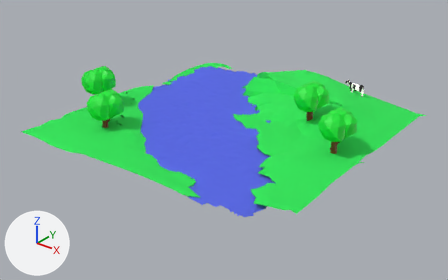
What one commit did to the glTF model proyecto-grupo-14/public/models-3d/Green.glb.
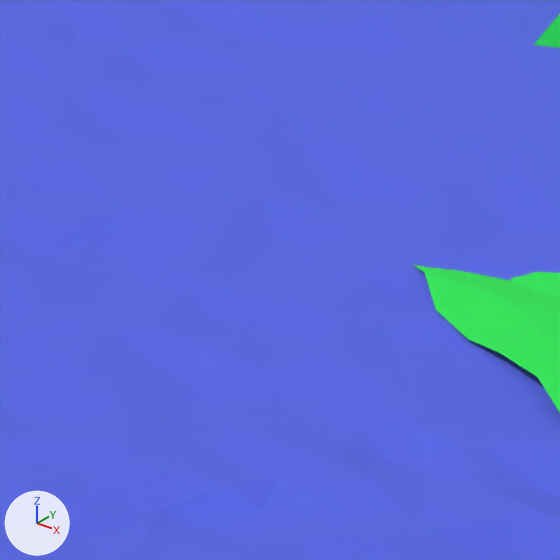
The first picture shows the older version from a camera (50 mm lens) standing at (11.1, -14.36, 8.14) and looking at (-0.01, -0.48, -0.47). The close-ups show both versions on the part from 44% to 55% of the width and 33% to 50% of the height of that picture; other places that the commit changed are outside them. The axes (+X, +Y, +Z) are drawn at lower left. The lights are the same throughout. Where no turn or scale is listed for an object, it has been applied to the vertices.

Names of what the first close-up shows: 'Ground_Landscape', 'Lake_Landscape_plane'.
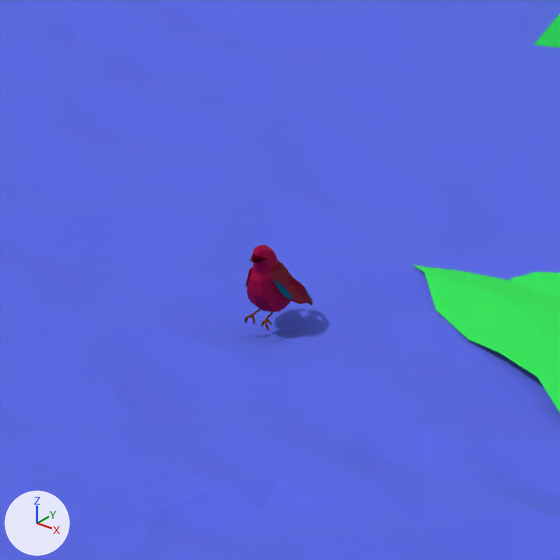
The change, as a diff of the scene's bpy script:
```diff
--- a/proyecto-grupo-14/public/models-3d/Green.glb.py
+++ b/proyecto-grupo-14/public/models-3d/Green.glb.py
@@ img_birds_txt_02 @@
+img_birds_txt_02 = load_image('birds txt 02', '_unpacked/birds_txt_02', 2048, 2048, 'sRGB')
@@ mat_material__41 @@
+mat_material__41 = principled_material('Material #41')
+mat_material__41.texture = img_birds_txt_02
+mat_material__41.metallic = 1.0
+mat_material__41.roughness = 0.859
@@ me_mesh @@
+me_mesh.from_pydata(...)  # 615 vertices, 1218 faces; spans x -0.622..-0.452, y -0.117..0.117, z -0.019..0.216
+me_mesh.materials.append(mat_material__41)  # picture img_birds_txt_02
@@ ob_bird_02 @@
+ob_bird_02 = bpy.data.objects.new('Bird 02', me_mesh)
+ob_bird_02.location = (0.0, 0.0, 0.0)
```

Boxes [x1, y1, x2, y2] around the edits, measured in the close-ups (560 x 560 px):
'Bird 02', added
    after: [245, 245, 313, 330]
